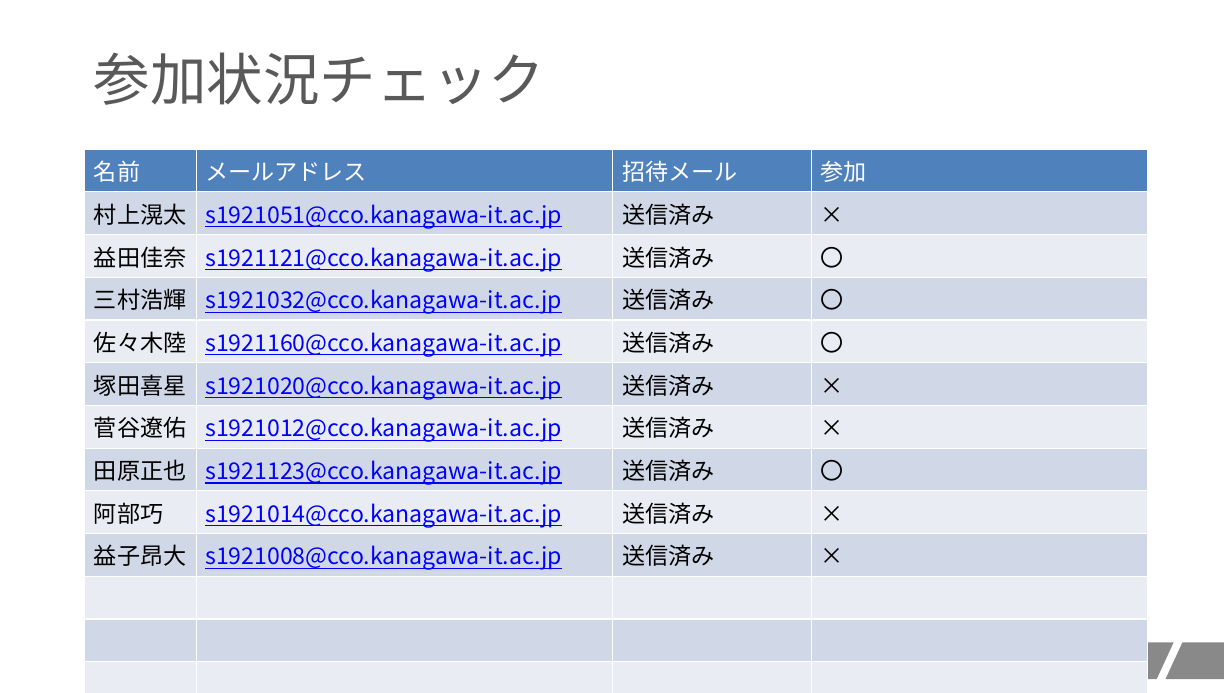
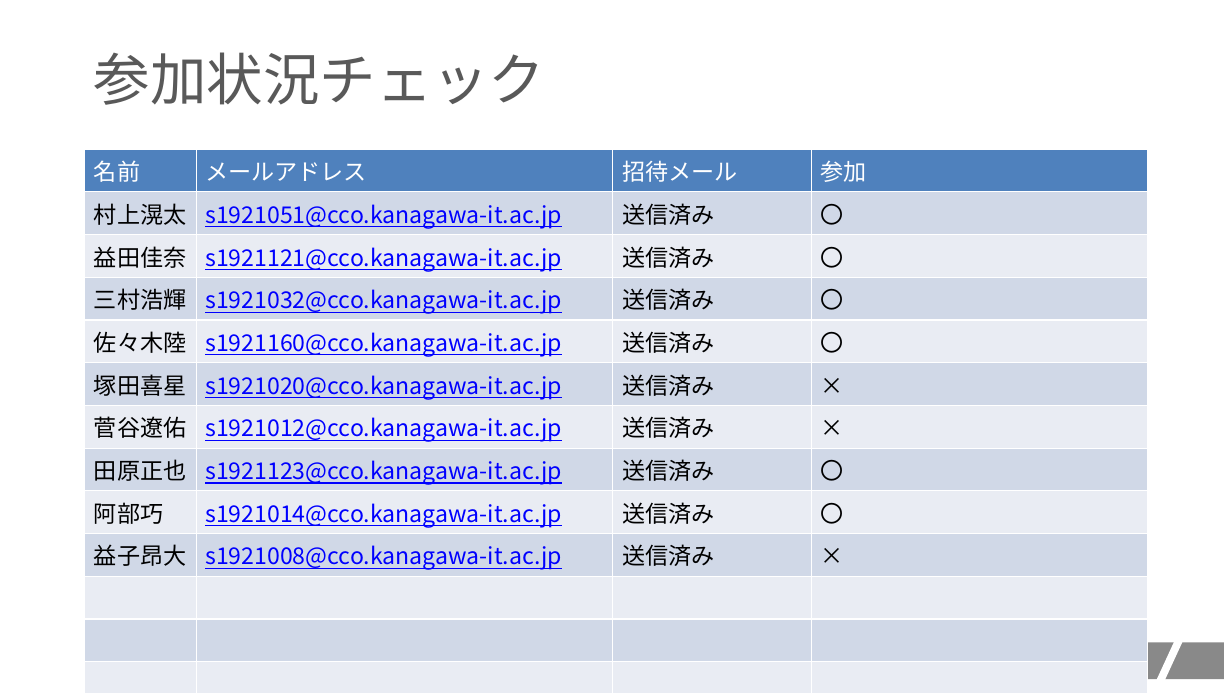
Before and after one commit to kait-takanolab/1821086_matsuo_thesis, a slide deck: slide 5 of GITHUBスタートアップ/GITHUBセットアップの会.pptx. Drawn at 1232x693 pixels with LibreOffice and Linux fonts; fonts in the diff are those of the drawing. Boxes give left, top, right and bottom in pixels: in the first picture for what was removed or moved away, otherwise in the second. Text is boxed around its words. In the diff, an @@ line names an element or a change of style, - is before the commit and + after.

```diff
--- a/GITHUBスタートアップ/GITHUBセットアップの会.pptx
+++ b/GITHUBスタートアップ/GITHUBセットアップの会.pptx
@@ table at [85, 149, 1148, 636] @@
-row 2, column 4: ×
+row 2, column 4: 〇
-row 9, column 4: ×
+row 9, column 4: 〇
```
